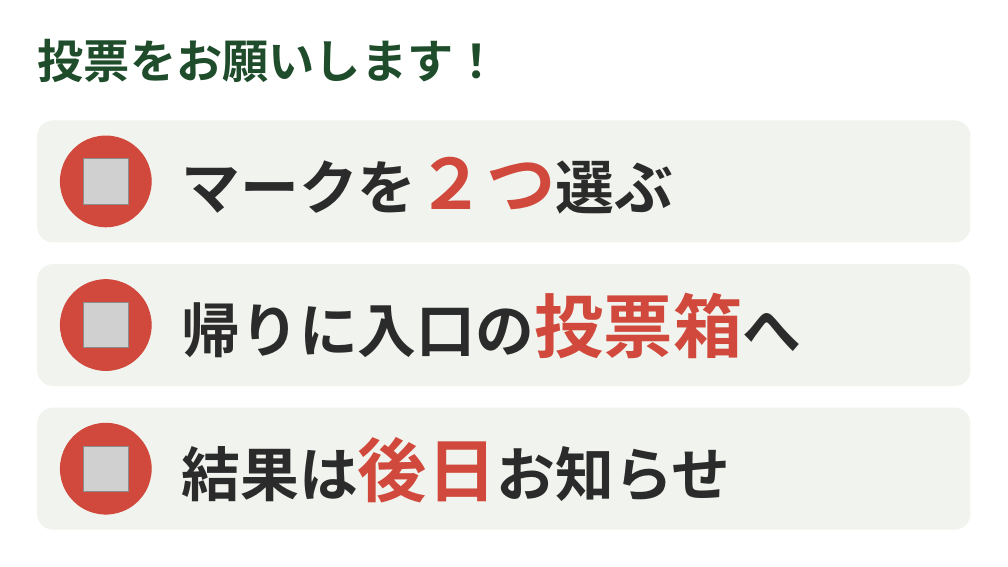
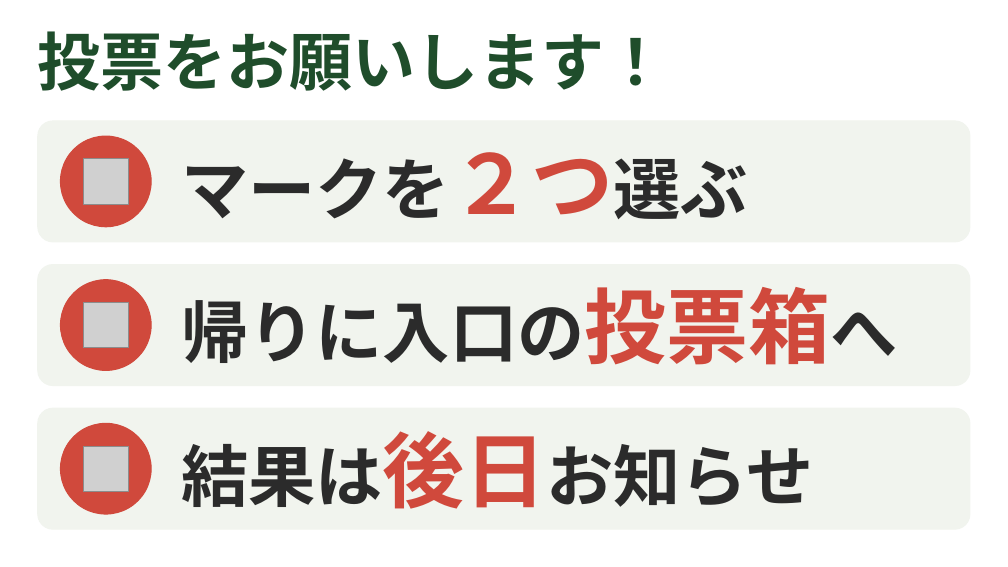
Before and after one commit to liberabitjp-hue/-, a slide deck: slide 12 of slides/お米アピール大作戦_発表スライド.pptx. Drawn at 1008x567 pixels with LibreOffice and Linux fonts; fonts in the diff are those of the drawing; grey boxes stand for pictures. Boxes give left, top, right and bottom in pixels: in the first picture for what was removed or moved away, otherwise in the second. Text is boxed around its words. In the diff, an @@ line names an element or a change of style, - is before the commit and + after.

```diff
--- a/slides/お米アピール大作戦_発表スライド.pptx
+++ b/slides/お米アピール大作戦_発表スライド.pptx
@@ title "投票をお願いします！" at (38, 31, 668, 91): size 44 to 60 pt @@
@@ text "マークを２つ選ぶ" at (181, 158, 450, 219): size 56 to 64 pt, size 66 to 78 pt in "マークを２つ選ぶ" @@
@@ text "帰りに入口の投票箱へ" at (181, 287, 897, 365): size 56 to 64 pt, size 66 to 78 pt in "帰りに入口の投票箱へ" @@
@@ text "結果は後日お知らせ" at (181, 431, 814, 509): size 56 to 64 pt, size 66 to 78 pt in "結果は後日お知らせ" @@
```
Also in this commit, not shown: 12 other slides changed.
